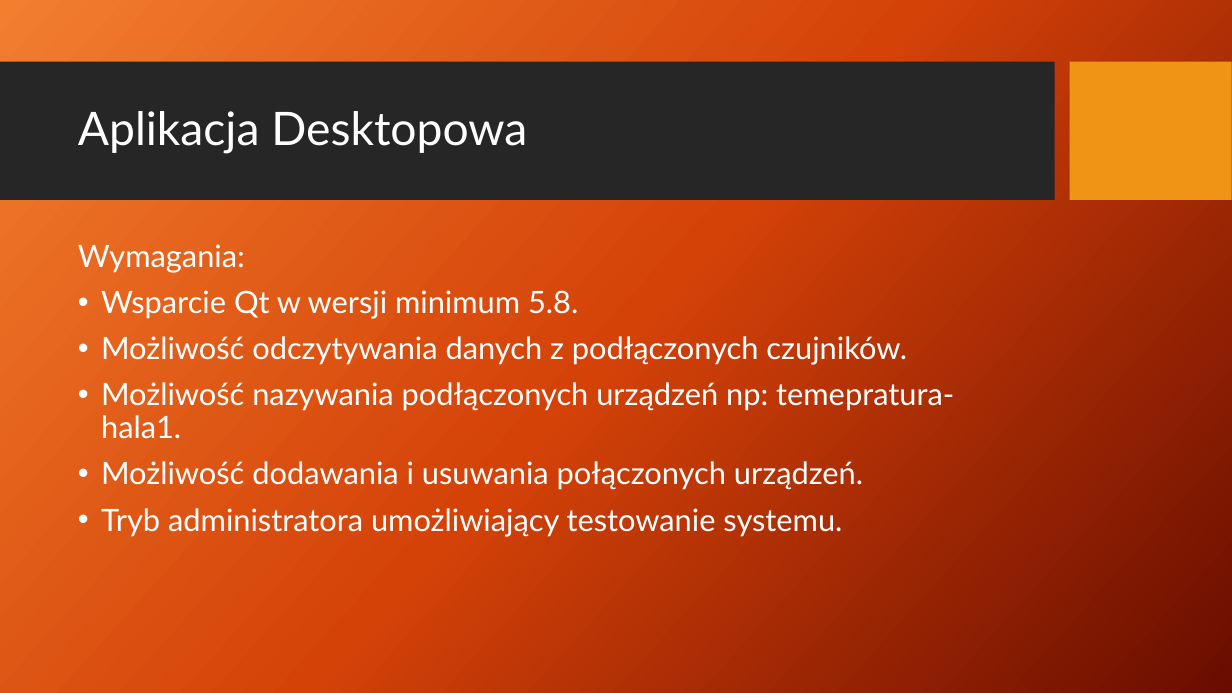
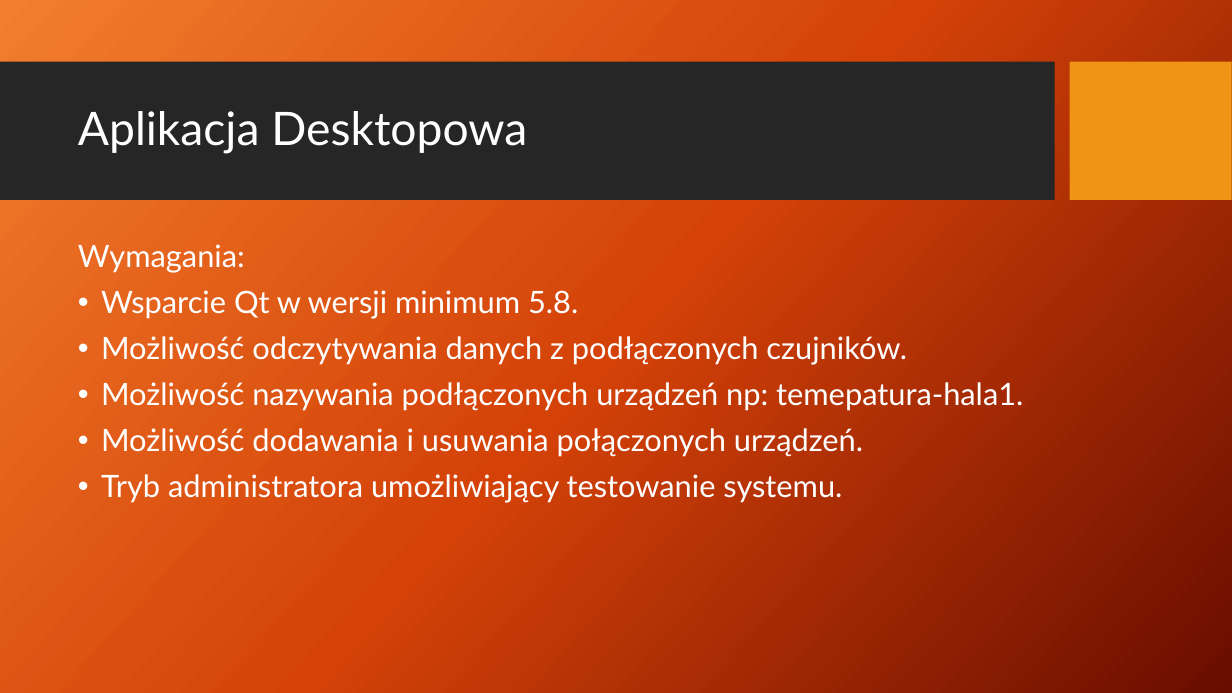
Before and after one commit to AdamStudies-PWR/ProjektZespolowyPWR, a slide deck: slide 16 of przentacja.pptx. Drawn at 1232x693 pixels with LibreOffice and Linux fonts; fonts in the diff are those of the drawing; background and template pictures are left out. Boxes give left, top, right and bottom in pixels: in the first picture for what was removed or moved away, otherwise in the second. Text is boxed around its words. In the diff, an @@ line names an element or a change of style, - is before the commit and + after.

Commit message:
literówka

```diff
--- a/przentacja.pptx
+++ b/przentacja.pptx
@@ text at [101, 382, 1023, 411]: text changed @@
-• Możliwość nazywania podłączonych urządzeń np: temepratura-hala1.
+• Możliwość nazywania podłączonych urządzeń np: temepatura-hala1.
```
